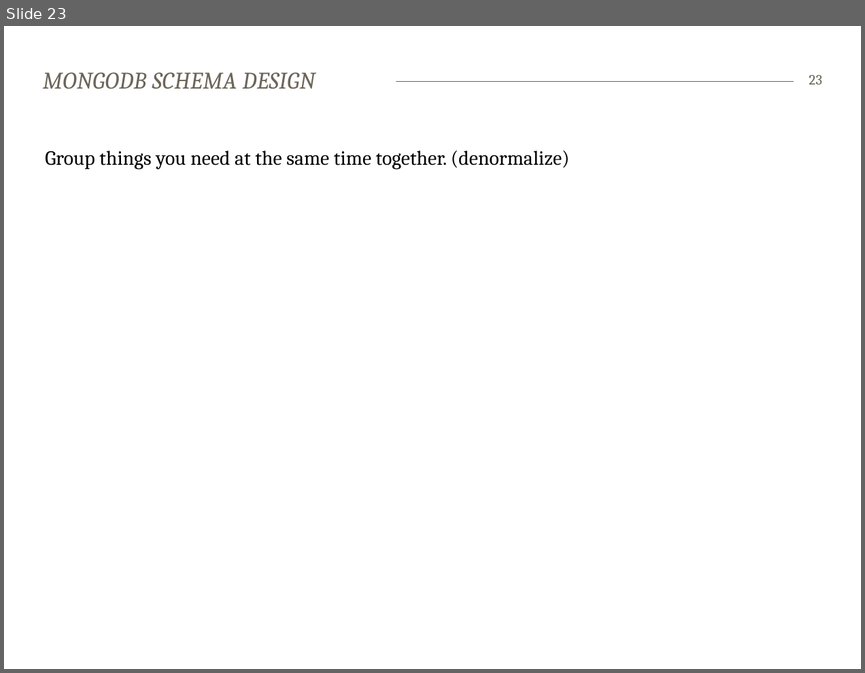
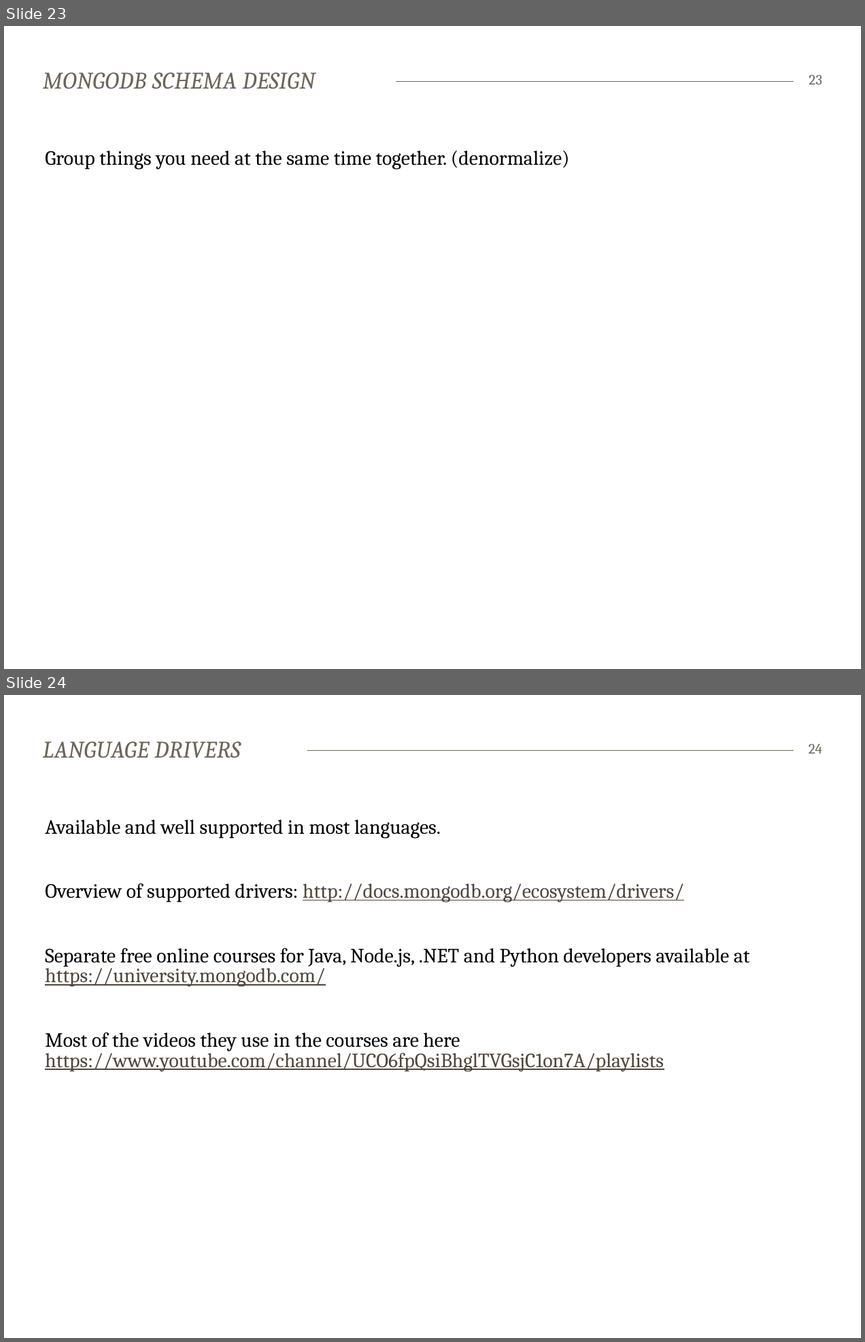
Before and after one commit to bekkopen/databasekurs, a slide deck: mongodb/mongodb-slides.pptx. Shown one above the other, each under a label of ours: slide 23 before the commit, slides 23 and 24 after it. The pictures are 865x673 and 865x1342 pixels, drawn with LibreOffice and Linux fonts; fonts in the diff are those of the drawing. Boxes give left, top, right and bottom in pixels: in the first picture for what was removed or moved away, otherwise in the second. Text is boxed around its words. In the diff, an @@ line names an element or a change of style, - is before the commit and + after.

Commit message:
added language drivers and resources slides

```diff
--- a/mongodb/mongodb-slides.pptx
+++ b/mongodb/mongodb-slides.pptx
@@ slide 24 added at [4, 695, 861, 1338], background #FFFFFF; not listed: 1 template element that a slide beside it also shows @@
@@ title added at [43, 741, 240, 758], 20 pt, text #6C6559, italic @@
+LANGUAGE DRIVERS
@@ page number added at [808, 744, 822, 753], 12 pt, text #6C6559 @@
+24
@@ text added at [45, 819, 750, 1072], 17 pt, text #000000 @@
+Available and well supported in most languages.
+Overview of supported drivers: http://docs.mongodb.org/ecosystem/drivers/
+Separate free online courses for Java, Node.js, .NET and Python developers available at https://university.mongodb.com/
+Most of the videos they use in the courses are here https://www.youtube.com/channel/UCO6fpQsiBhglTVGsjC1on7A/playlists
```
Also in this commit, not shown: 1 other slide added.
